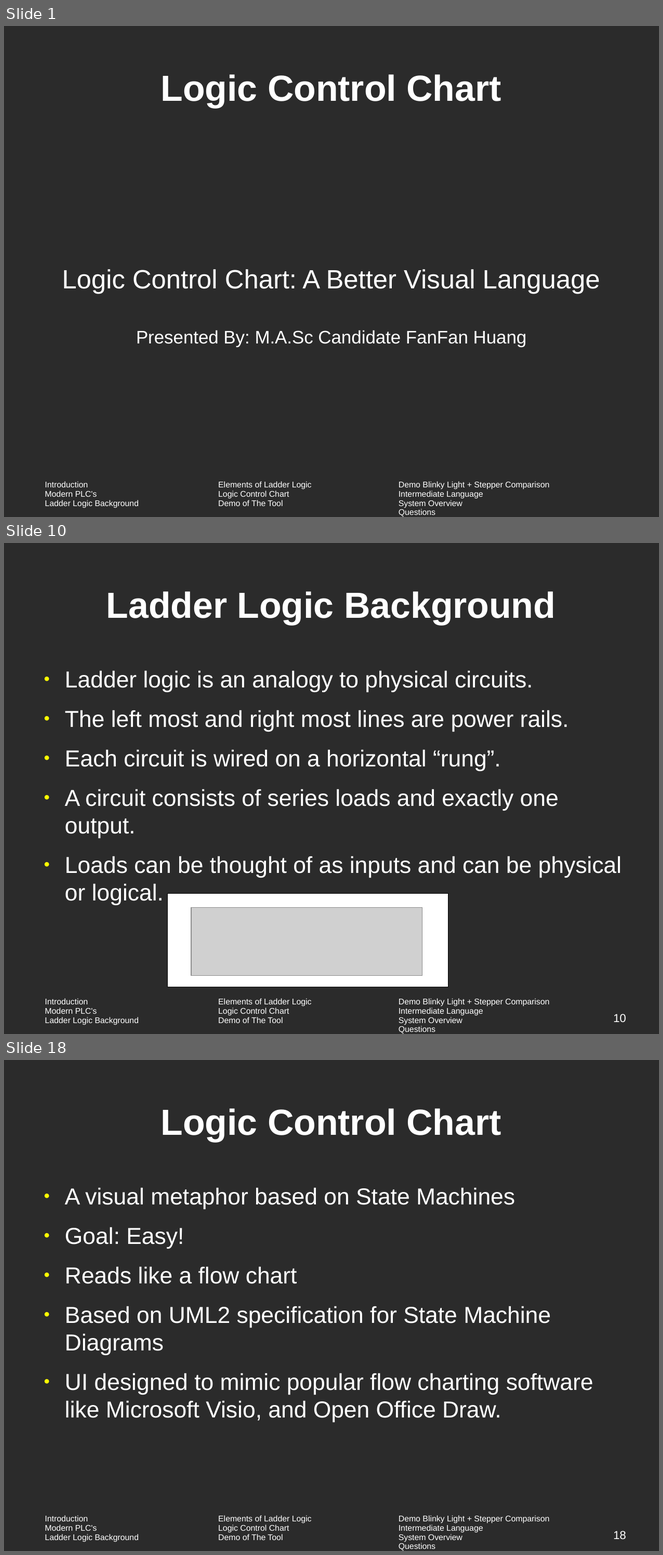
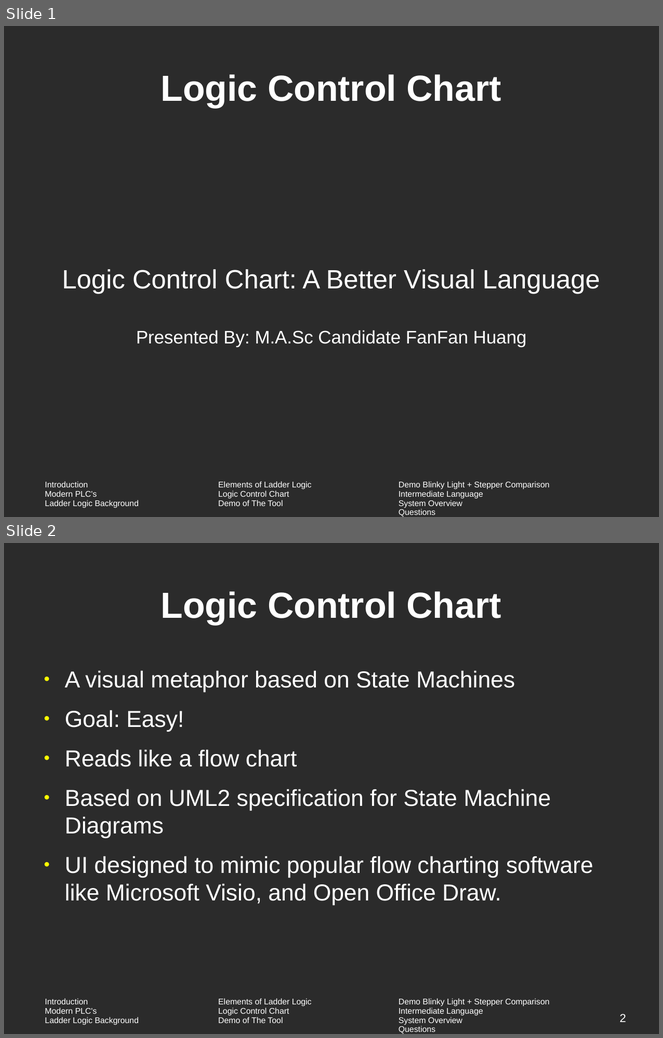
Before and after one commit to vortex-5/plcthesis, a slide deck: presentation/defense.odp. Shown one above the other, each under a label of ours: slides 1, 10 and 18 before the commit, slides 1 and 2 after it; the slides between them are not shown. The pictures are 663x1555 and 663x1038 pixels, drawn with LibreOffice and Linux fonts; fonts in the diff are those of the drawing; grey boxes stand for pictures; background and template pictures are left out; a plain dark background stands for a picture behind light text. Boxes give left, top, right and bottom in pixels: in the first picture for what was removed or moved away, otherwise in the second. Text is boxed around its words. In the diff, an @@ line names an element or a change of style, - is before the commit and + after.

```diff
--- a/presentation/defense.odp
+++ b/presentation/defense.odp
@@ slide 10 removed at [4, 543, 659, 1034], background picture (left out); not listed: 1 template element that a slide beside it also shows @@
@@ title removed at [106, 591, 556, 625] @@
-Ladder Logic Background
@@ text removed at [65, 670, 622, 905] @@
-● Ladder logic is an analogy to physical circuits.
-● The left most and right most lines are power rails.
-● Each circuit is wired on a horizontal “rung”.
-● A circuit consists of series loads and exactly one output.
-● Loads can be thought of as inputs and can be physical or logical.
@@ rectangle removed at [168, 895, 449, 988] @@
@@ picture removed at [191, 908, 423, 976] @@
@@ page number removed at [613, 1014, 626, 1022] @@
-10
@@ what was slide 18 is now slide 2 @@
@@ page number at [620, 1014, 626, 1022]: text changed @@
-18
+2
```
Also in this commit, not shown: 5 slides changed, 16 slides added, 28 other slides removed, 24 other files.
